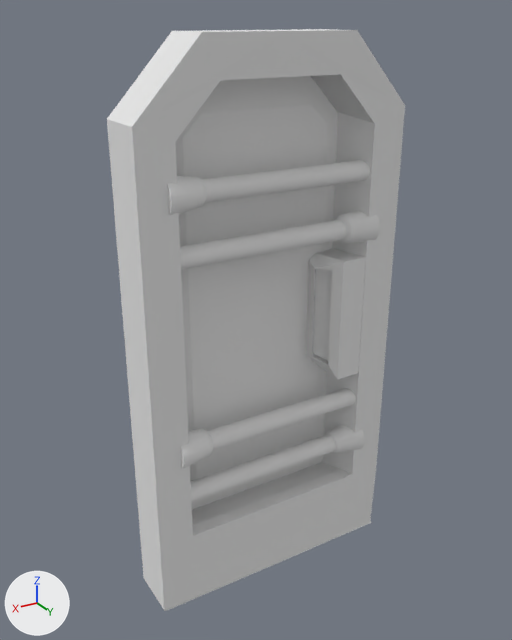
The OBJ model Resources/DoorGoal_Closed/DoorGoal_Closed.obj as it was, and as the next commit left it.
Before and after are seen from a 50 mm camera at (3.08, 4.98, 5.11) aimed at (0.05, -0.08, 2.59). The lights are fixed; the arrows at lower left show +X, +Y and +Z. Where no turn or scale is listed for an object, it has been applied to the vertices.

The first picture shows 'Door.001', 'DoorFrame', 'Lock', 'Lock.001', 'Lock.002', 'Lock.003'.
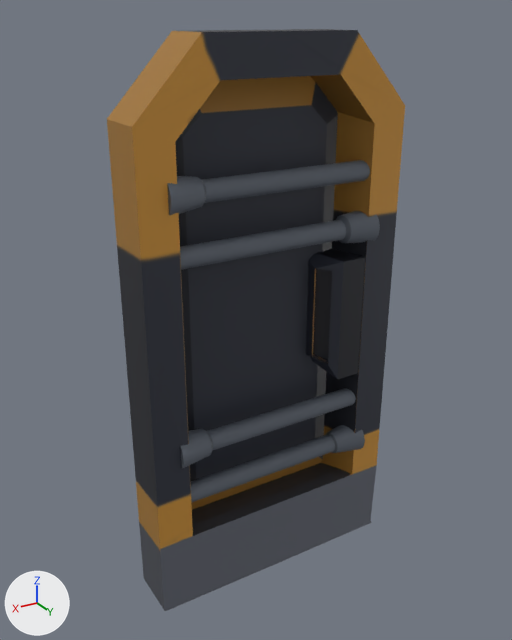
Changed parts and their boxes (x1, y1, x2, y2) in the pictures (512 x 640 px):
'DoorFrame', surface changed: (107, 29, 405, 611) in both
'Door.001', surface changed, recoloured (grey to black): (175, 76, 338, 510) in both
'Lock.003', surface changed: (167, 160, 370, 215) in both
'Lock', surface changed: (180, 211, 380, 270) in both
'Lock.001', surface changed: (180, 388, 356, 469) in both
'Lock.002', surface changed: (191, 425, 365, 503) in both

Edits to the bpy script that builds the scene:
```text
Add img_mesh_goaltile_01_png:
    img_mesh_goaltile_01_png = load_image('Mesh_GoalTile_01.png', 'Mesh_GoalTile_01.png', 2048, 2048, 'sRGB')
Add img_doorgoal_closed_png:
    img_doorgoal_closed_png = load_image('DoorGoal_Closed.png', 'DoorGoal_Closed.png', 2048, 2048, 'sRGB')
Change mat_material_goal_bc:
    remove mat_material_goal_bc.base_color = (0.8, 0.8, 0.8)  # white #e7e7e7
    mat_material_goal_bc.roughness: 1.0 -> 0.5
    add mat_material_goal_bc.texture = img_mesh_goaltile_01_png
Change mat_doorclosed:
    remove mat_doorclosed.base_color = (0.8, 0.8, 0.8)  # white #e7e7e7
    mat_doorclosed.roughness: 1.0 -> 0.5
    add mat_doorclosed.texture = img_doorgoal_closed_png
Change me_door_001:
    where me_door_001.from_pydata(...)  # 18 vertices, 32 faces; spans x -1.0..1.06, y -0.32..-0.07, z 0.54..4.79
    remove me_door_001.materials.append(mat_doorclosed_001)  # white #e7e7e7
    add me_door_001.materials.append(mat_doorclosed)  # picture img_doorgoal_closed_png
```
